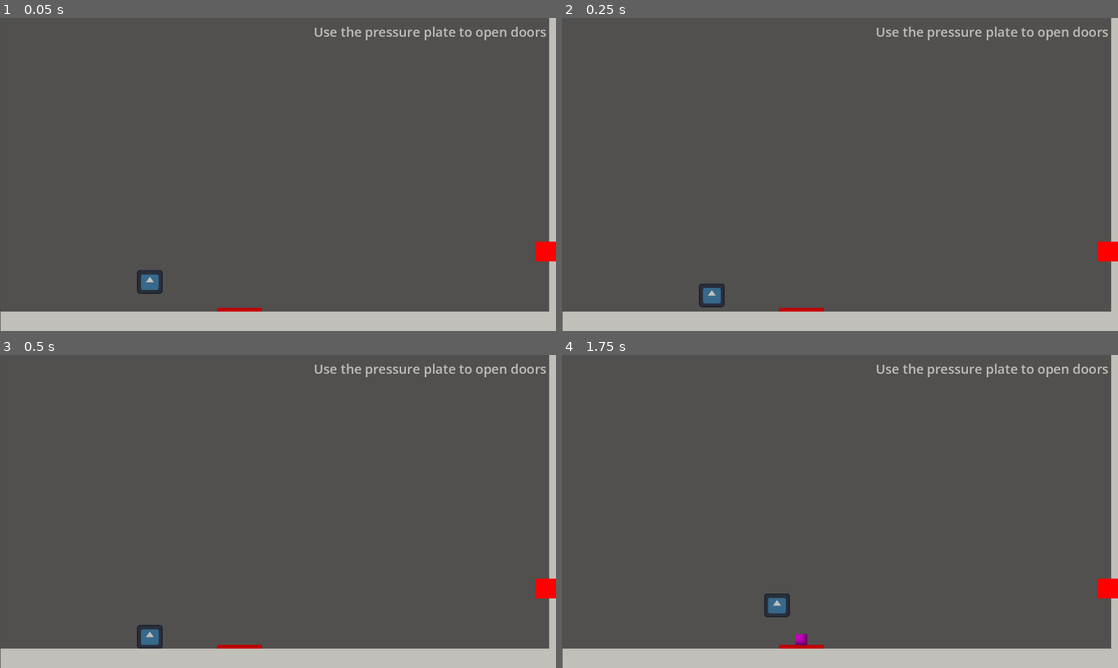
Above: before the commit, frames 1-4 (two rows, left to right).
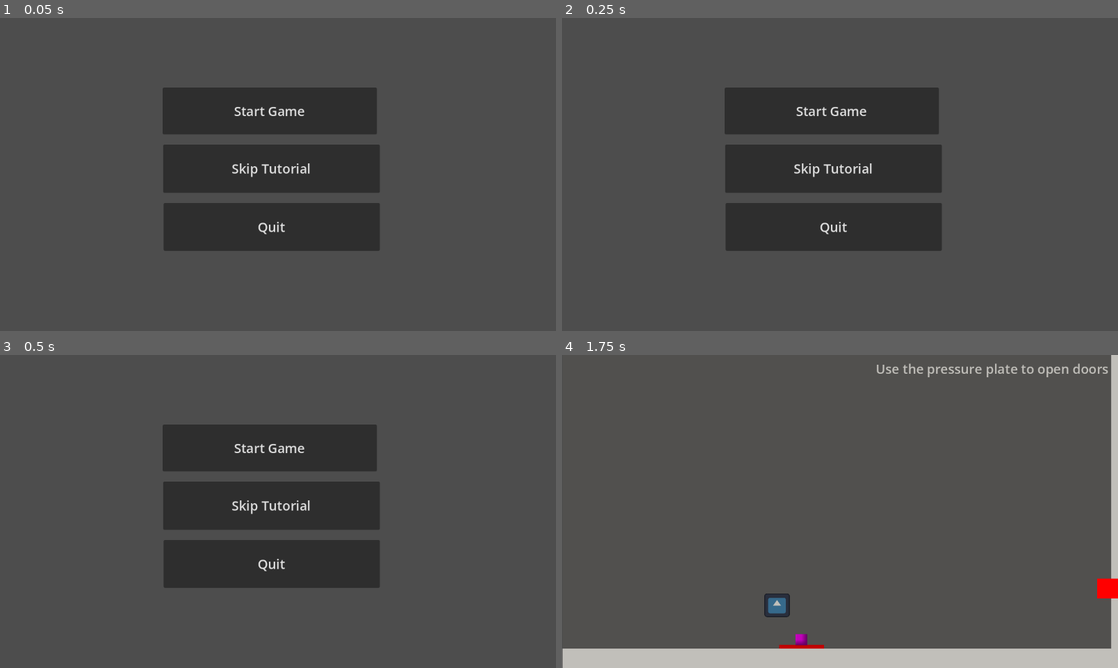
Above: after the commit, the same moments.

Repository: KOP-gaming/buas-application-2026
Game: Godot game, scene res://main menu.tscn
Two runs of this game, one before a commit and one after it. Both use one fixed random seed, a clock stepped at 60 frames per second and the inputs below. Before the commit the project starts from res://tutorial1.tscn. The engine's default icon, where the game draws it, is replaced by a stand-in: a white triangle on a blue panel in a dark square.
Inputs (mouse positions are in pixels of both pictures, inside the frame that each line leads up to):
- Up to frame 1 (0.05 s): no input
- Up to frame 2 (0.25 s): no input
- Up to frame 3 (0.5 s): no input
- Up to frame 4 (1.75 s): click (834, 505) at 0.5 s, where only the run after the commit has a clickable "Skip Tutorial"; tap E (shoot) at 1.25 s; hold Right (right) from 1.28 s (still down); tap Enter (select, bound only after the commit) at 1.35 s; tap Up (up) at 1.52 s

The runs differ from the first frame. In frame 1, 26% of the frame differs, in the area x 0-100%, y 0-100%; in frame 2, 26%; in frame 3, 26%; in frame 4, nothing differs.

Commit message:
updates
- added menu screen (not functioning correctly yet)
-fixed softlock in tutorial 2 (needs more elegant solution)

Diff:
--- /dev/null
+++ b/puzzle-platformer/button.gd
@@ -0,0 +1,12 @@
+extends Button
+var button = Button
+
+# Called when the node enters the scene tree for the first time.
+func _ready() -> void:
+	pass
+
+
+# Called every frame. 'delta' is the elapsed time since the previous frame.
+func _process(delta: float) -> void:
+	if Input.is_action_just_pressed("select"):
+		get_tree().change_scene_to_file("res://tutorial1.tscn")
--- /dev/null
+++ b/puzzle-platformer/main menu.tscn
@@ -0,0 +1,44 @@
+[gd_scene load_steps=3 format=3 uid="uid://ckrt4he0e4g61"]
+
+[ext_resource type="Script" uid="uid://c2jw77o67cgku" path="res://button.gd" id="1_7mewq"]
+[ext_resource type="Script" uid="uid://b5je6drtjvhbj" path="res://quit.gd" id="2_bajiw"]
+
+[node name="Control" type="Control"]
+layout_mode = 3
+anchors_preset = 15
+anchor_right = 1.0
+anchor_bottom = 1.0
+grow_horizontal = 2
+grow_vertical = 2
+
+[node name="Camera2D" type="Camera2D" parent="."]
+position = Vector2(577, 323)
+
+[node name="Start game" type="Button" parent="."]
+layout_mode = 0
+offset_left = 338.0
+offset_top = 143.0
+offset_right = 782.0
+offset_bottom = 240.0
+theme_override_font_sizes/font_size = 27
+text = "Start Game"
+script = ExtResource("1_7mewq")
+
+[node name="Skip Tutorial" type="Button" parent="."]
+layout_mode = 0
+offset_left = 339.0
+offset_top = 261.0
+offset_right = 788.0
+offset_bottom = 361.0
+theme_override_font_sizes/font_size = 27
+text = "Skip Tutorial"
+
+[node name="Quit" type="Button" parent="."]
+layout_mode = 0
+offset_left = 340.0
+offset_top = 382.0
+offset_right = 788.0
+offset_bottom = 481.0
+theme_override_font_sizes/font_size = 27
+text = "Quit"
+script = ExtResource("2_bajiw")
--- a/puzzle-platformer/project.godot
+++ b/puzzle-platformer/project.godot
@@ -11,7 +11,7 @@
 [application]
 
 config/name="puzzle-platformer"
-run/main_scene="uid://clya2jolcja5e"
+run/main_scene="uid://ckrt4he0e4g61"
 config/features=PackedStringArray("4.4", "Forward Plus")
 config/icon="res://icon.svg"
 
@@ -56,3 +56,9 @@
 "events": [Object(InputEventKey,"resource_local_to_scene":false,"resource_name":"","device":-1,"window_id":0,"alt_press …(195 unchanged characters)…
 ]
 }
+select={
+"deadzone": 0.2,
+"events": [Object(InputEventKey,"resource_local_to_scene":false,"resource_name":"","device":-1,"window_id":0,"alt_pressed":false,"shift_pressed":false,"ctrl_pressed":false,"meta_pressed":false,"pressed":false,"keycode":0,"physical_keycode":4194309,"key_label":0,"unicode":0,"location":0,"echo":false,"script":null)
+, Object(InputEventMouseButton,"resource_local_to_scene":false,"resource_name":"","device":-1,"window_id":0,"alt_pressed":false,"shift_pressed":false,"ctrl_pressed":false,"meta_pressed":false,"button_mask":0,"position":Vector2(0, 0),"global_position":Vector2(0, 0),"factor":1.0,"button_index":1,"canceled":false,"pressed":false,"double_click":false,"script":null)
+]
+}
--- /dev/null
+++ b/puzzle-platformer/quit.gd
@@ -0,0 +1,12 @@
+extends Button
+
+
+# Called when the node enters the scene tree for the first time.
+func _ready() -> void:
+	pass # Replace with function body.
+
+
+# Called every frame. 'delta' is the elapsed time since the previous frame.
+func _process(delta: float) -> void:
+	if Input.is_action_just_pressed("select"):
+		get_tree().quit()
--- a/puzzle-platformer/tutorial1.tscn
+++ b/puzzle-platformer/tutorial1.tscn
@@ -93,6 +93,9 @@
 [sub_resource type="RectangleShape2D" id="RectangleShape2D_m8dfu"]
 size = Vector2(3638.75, 42.5)
 
+[sub_resource type="RectangleShape2D" id="RectangleShape2D_26y61"]
+size = Vector2(14, 23)
+
 [sub_resource type="RectangleShape2D" id="RectangleShape2D_o74uc"]
 size = Vector2(53, 49)
 
@@ -264,6 +267,16 @@
 position = Vector2(1821.63, 627.25)
 shape = SubResource("RectangleShape2D_m8dfu")
 
+[node name="ColorRect2" type="ColorRect" parent="StaticBody2D"]
+offset_left = 2113.0
+offset_top = 583.0
+offset_right = 2127.0
+offset_bottom = 606.0
+
+[node name="CollisionShape2D" type="CollisionShape2D" parent="StaticBody2D"]
+position = Vector2(2120, 594.5)
+shape = SubResource("RectangleShape2D_26y61")
+
 [node name="player" type="CharacterBody2D" parent="."]
 top_level = true
 position = Vector2(309, 542)
Not shown, added: puzzle-platformer/button.gd.uid
Not shown, added: puzzle-platformer/quit.gd.uid
Not shown: 1 places in puzzle-platformer/tutorial1.tscn that only renumber resources
